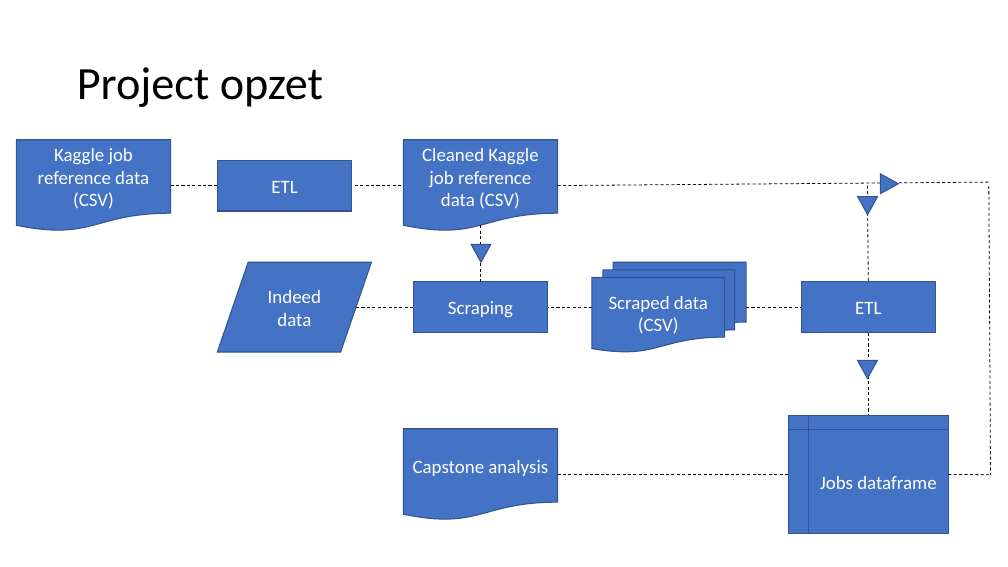
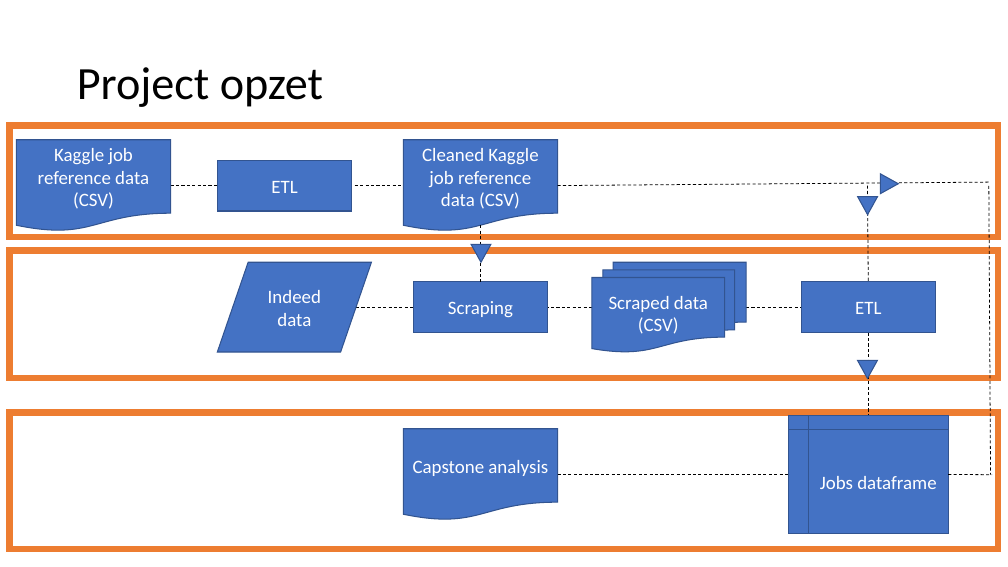
Before and after one commit to MaelvanDijk/DMAE, a slide deck: slide 2 of Capstone/Presentations/Project progress.pptx. Drawn at 1008x567 pixels with LibreOffice and Linux fonts; fonts in the diff are those of the drawing. Boxes give left, top, right and bottom in pixels: in the first picture for what was removed or moved away, otherwise in the second. Text is boxed around its words. In the diff, an @@ line names an element or a change of style, - is before the commit and + after.

```diff
--- a/Capstone/Presentations/Project progress.pptx
+++ b/Capstone/Presentations/Project progress.pptx
@@ rectangle added at (9, 126, 997, 237), outline #ED7D31 6 pt @@
@@ rectangle added at (10, 251, 998, 379), outline #ED7D31 6 pt @@
@@ rectangle added at (9, 413, 997, 549), outline #ED7D31 6 pt @@
```
Also in this commit, not shown: 2 other files.
